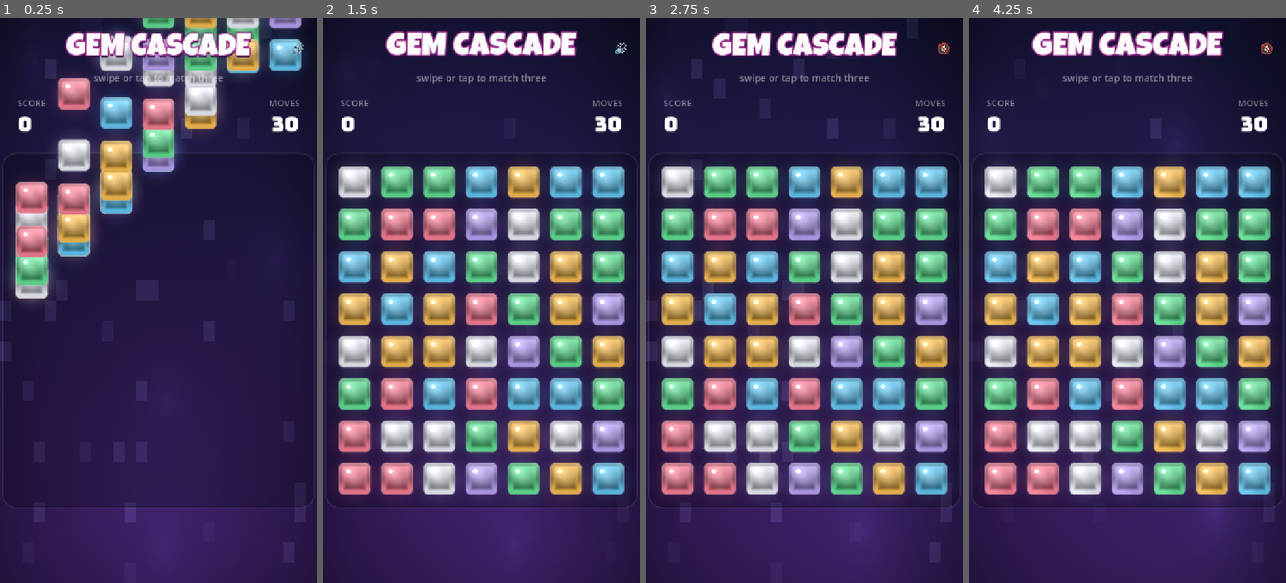
Above: before the commit, frames 1-4 (left to right).
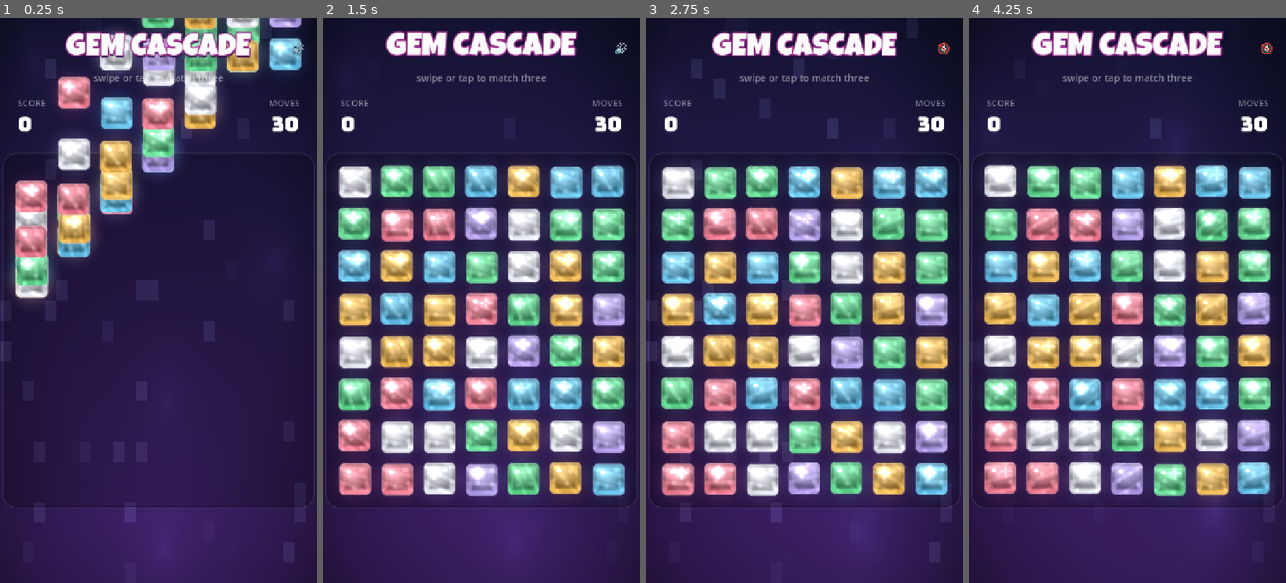
Above: after the commit, the same moments.

Repository: tachyurgy/gem-cascade
Game: Godot game, scene res://scenes/Main.tscn
Same seed, same stepped clock (60 frames per second), same inputs: the game is played once before the commit and once after it.
Inputs:
- Up to frame 1 (0.25 s): no input
- Up to frame 2 (1.5 s): click "🔊" at 0.5 s; click "🔇" at 1.25 s
- Up to frame 3 (2.75 s): click "🔊" at 2 s
- Up to frame 4 (4.25 s): click "🔇" at 2.75 s; click "🔊" at 3.5 s

The runs differ from the first frame. In frame 1, 4.7% of the frame differs, in the area x 4-96%, y 0-50%; in frame 2, 14%; in frame 3, 15%, in the area x 4-96%, y 26-85%; in frame 4, 14%.

Commit message:
Animate the gems: desynced twinkle glints, rotating inner facets, caustic shimmer, idle float
Each gem now reads as a living jewel even on a resting board. The fragment
shader gains a per-gem random phase that desyncs every time-based effect, plus:
slowly counter-rotating inner facet/caustic light planes for refractive depth,
a 4-point star glint that periodically blooms and travels across each gem, and
animated stripe/colour-bomb special markers. Gem.gd adds a gentle local idle
float (sprite+glow bob/sway) that never touches the gem's board position, so it
can't fight any swap/gravity tween.

Diff:
--- a/scripts/Gem.gd
+++ b/scripts/Gem.gd
@@ -31,6 +31,8 @@
 var _shard: GPUParticles2D     # angular gem shards
 var _sel_tween: Tween
 var _glow_base: float = 0.42
+var _phase: float = 0.0        # per-gem random phase: desyncs idle bob + shader twinkle
+var _bob: float = 0.0          # accumulates time for the idle float
 
 # Shared, lazily-built / loaded textures.
 static var _white: Texture2D
@@ -96,6 +98,8 @@
 	_mat = ShaderMaterial.new()
 	_mat.shader = shader
 	_mat.set_shader_parameter("base_color", COLORS[type])
+	_phase = randf() * TAU
+	_mat.set_shader_parameter("phase", _phase)
 	_sprite.material = _mat
 	add_child(_sprite)
 
@@ -136,6 +140,20 @@
 	_shard.local_coords = false
 	_shard.process_material = _shard_pm()
 	add_child(_shard)
+
+
+## Idle life: a gentle vertical float (and a faint glow drift) so a resting board
+## still breathes. Offsets the SPRITE/GLOW locally — never the gem's own position,
+## which the board owns for swaps/gravity — so it can't fight any move tween.
+func _process(delta: float) -> void:
+	if _sprite == null:
+		return
+	_bob += delta
+	var off := sin(_bob * 1.7 + _phase) * 2.4
+	var sway := cos(_bob * 1.1 + _phase) * 1.2
+	_sprite.position = Vector2(sway, off)
+	if _glow:
+		_glow.position = Vector2(sway * 0.5, off * 0.6)
 
 
 func _puff_pm() -> ParticleProcessMaterial:
--- a/shaders/gem.gdshader
+++ b/shaders/gem.gdshader
@@ -1,7 +1,12 @@
-// gem.gdshader — a vivid glossy jewel drawn entirely in the fragment shader.
-// Procedural, tinted per-instance. Lustre = a slow broad sheen + a crisp static
-// gloss dot. Selection = a bright rim + an outward bloom halo (alpha is computed
-// jointly with the body mask so the glow can live outside the gem).
+// gem.gdshader — a vivid glossy jewel drawn entirely in the fragment shader, now
+// ALIVE: each gem twinkles, its inner facets slowly rotate, a caustic shimmer
+// drifts across the body, and a 4-point star glint periodically blooms. Every gem
+// gets a random `phase` so the whole board sparkles out of sync like a treasure
+// pile instead of pulsing in lockstep.
+//
+// Lustre = slow broad sheen + crisp gloss dot. Selection = bright rim + outward
+// bloom halo (alpha computed jointly with the body mask so the glow lives outside
+// the gem). Specials get their own animated markers.
 shader_type canvas_item;
 render_mode blend_mix;
 
@@ -9,13 +14,32 @@
 uniform float selected = 0.0;   // 0..1 selection pulse
 uniform int special = 0;        // 0 normal, 1 stripe, 2 colour-bomb
 uniform float shimmer = 1.0;    // global sheen intensity
+uniform float phase = 0.0;      // per-gem random phase so twinkles desync
 
 float rounded_box(vec2 p, vec2 b, float r) {
 	vec2 q = abs(p) - b + r;
 	return length(max(q, vec2(0.0))) + min(max(q.x, q.y), 0.0) - r;
 }
 
+// A soft 4-point star kernel centred at `c`, used for the twinkle glint.
+float star(vec2 p, float size) {
+	p /= size;
+	float r = length(p);
+	float a = atan(p.y, p.x);
+	// 4-arm star: brightest along the axes.
+	float arms = pow(abs(cos(a * 2.0)), 6.0);
+	float core = smoothstep(1.0, 0.0, r);
+	return clamp(core * (0.35 + 0.65 * arms), 0.0, 1.0);
+}
+
+mat2 rot(float a) {
+	float s = sin(a);
+	float c = cos(a);
+	return mat2(vec2(c, -s), vec2(s, c));
+}
+
 void fragment() {
+	float t = TIME + phase;
 	vec2 uv = UV * 2.0 - 1.0;                      // -1 .. 1
 	float d = rounded_box(uv, vec2(0.80), 0.26);
 	float aa = fwidth(d) * 1.5;
@@ -35,8 +59,18 @@
 	// Beveled darker edge for a cut-gem read.
 	body *= 1.0 - smoothstep(0.18, 0.0, abs(d + 0.04)) * 0.22;
 
+	// --- ANIMATED inner facets: a few slowly-rotating light planes inside the
+	// gem give it living, refractive depth (caustics under glass). ---
+	vec2 fuv = rot(t * 0.35) * uv;
+	float facets = sin(fuv.x * 6.0 + t * 0.9) * sin(fuv.y * 6.0 - t * 0.7);
+	body += smoothstep(0.45, 1.0, facets) * 0.12 * mask;
+	// A second, finer counter-rotating layer for richness.
+	vec2 guv = rot(-t * 0.22) * uv;
+	float caustic = sin(guv.x * 9.0 - t * 1.3) * 0.5 + 0.5;
+	body += smoothstep(0.6, 1.0, caustic) * mix(col, vec3(1.0), 0.7) * 0.10;
+
 	// Broad soft sheen — the "lustre". Wide, low-contrast, slow drift.
-	float band = sin((uv.x - uv.y) * 1.25 - TIME * 0.7);
+	float band = sin((uv.x - uv.y) * 1.25 - t * 0.7);
 	body += smoothstep(0.25, 1.0, band) * 0.08 * shimmer;
 
 	// Crisp glossy specular dot (upper-left) + a tight soft halo around it.
@@ -48,12 +82,25 @@
 	float rim = smoothstep(-0.1, 0.7, uv.y) * smoothstep(0.35, 0.05, abs(d + 0.03));
 	body += rim * mix(col, vec3(1.0), 0.35) * 0.55;
 
+	// --- TWINKLE: a 4-point star glint that periodically blooms on the gem. It
+	// rides a slow cycle (every ~3.3s, desynced by phase) and travels a little so
+	// it reads as light catching a facet. ---
+	float cyc = fract(t * 0.3);
+	float tw = smoothstep(0.5, 0.0, abs(cyc - 0.18));   // sharp blink near cyc=.18
+	vec2 tw_pos = vec2(-0.3 + 0.6 * fract(t * 0.11 + phase), -0.34);
+	float glint = star((uv - tw_pos) * vec2(1.0, 1.1), 0.5) * tw;
+	body += glint * vec3(1.0) * 1.4 * mask;
+
 	// Special markers.
 	if (special == 1) {                            // stripe blast
-		body = mix(body, vec3(1.0), smoothstep(0.15, 0.08, abs(uv.y)) * 0.85);
+		float flow = 0.5 + 0.5 * sin(uv.x * 3.0 - t * 6.0);
+		body = mix(body, vec3(1.0), smoothstep(0.15, 0.08, abs(uv.y)) * (0.6 + 0.35 * flow));
 	} else if (special == 2) {                     // colour bomb
-		float pulse = 0.5 + 0.5 * sin(TIME * 5.0);
+		float pulse = 0.5 + 0.5 * sin(t * 5.0);
 		body = mix(body, vec3(1.0), smoothstep(0.5, 0.0, rad) * (0.4 + 0.4 * pulse));
+		// swirling sparkle core
+		float swirl = star(rot(t * 2.0) * uv, 0.7);
+		body += swirl * vec3(1.0) * 0.5;
 	}
 
 	// Selection: bright rim along the body edge + inner brighten.
